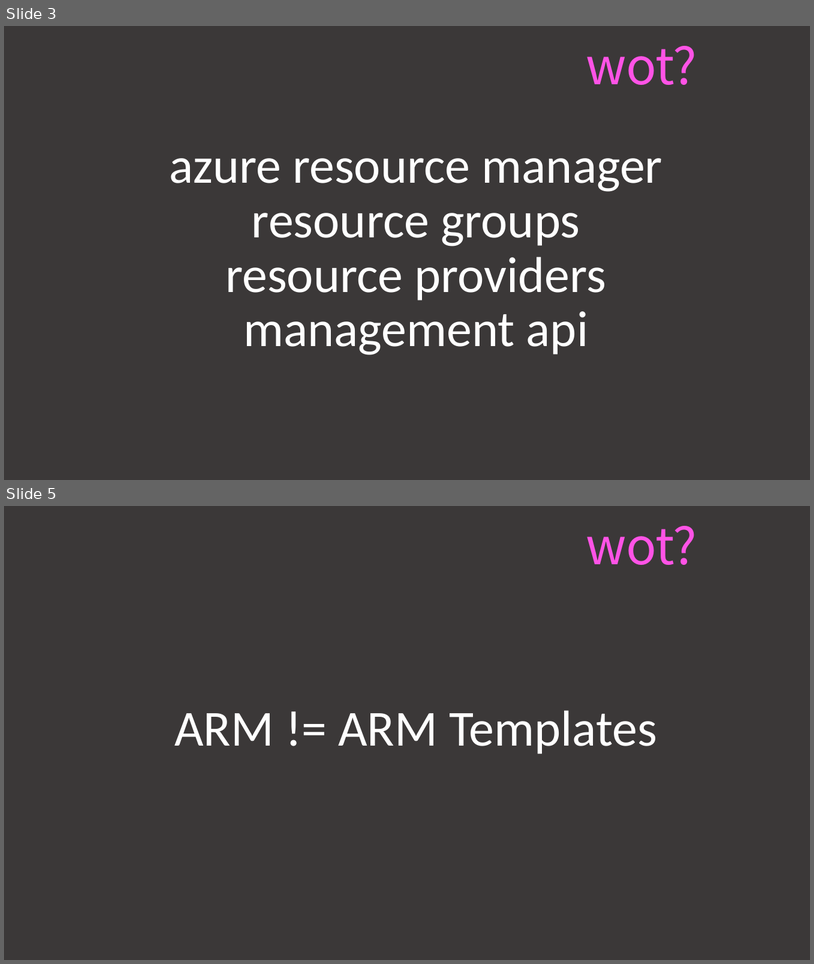
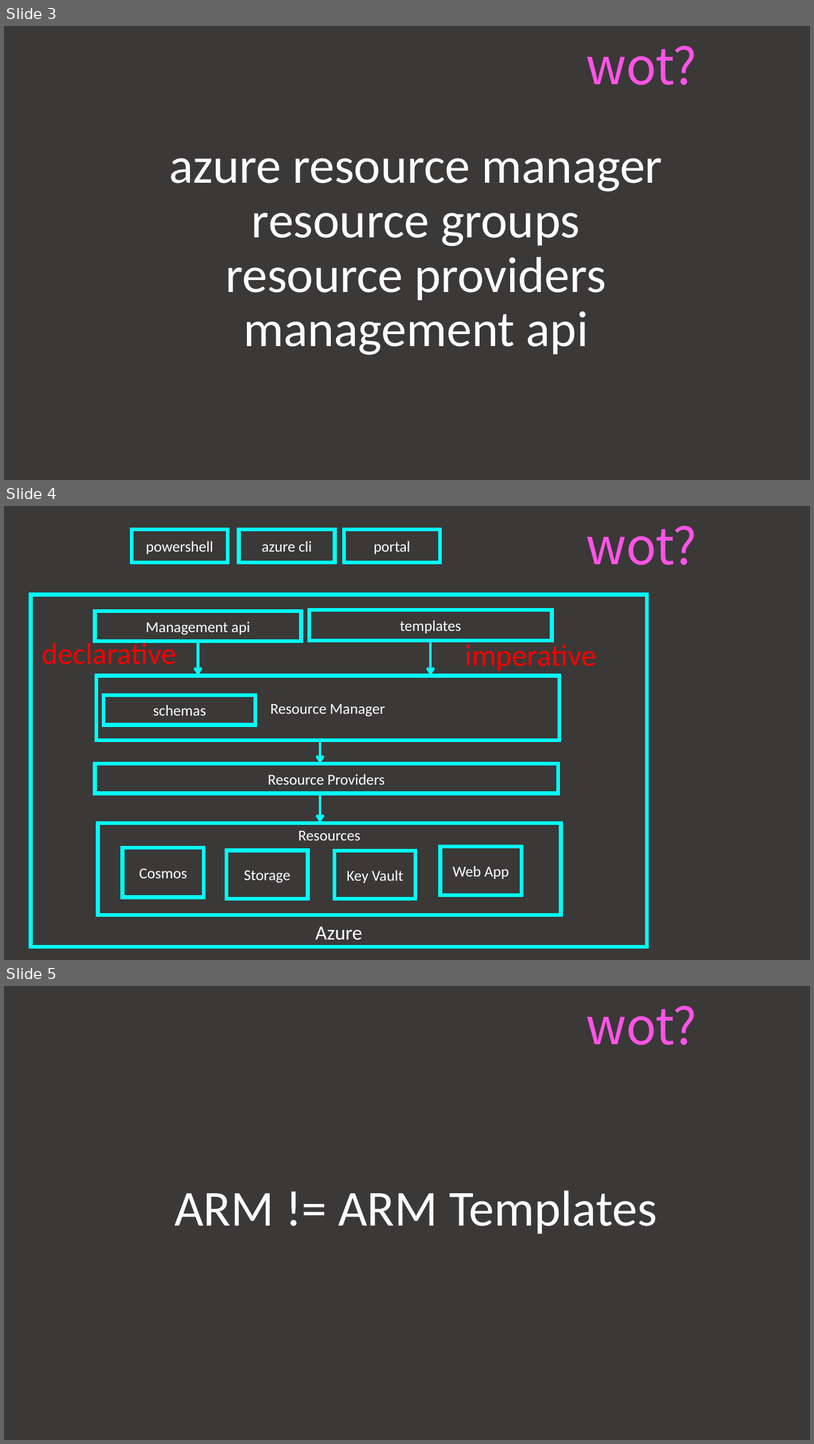
Before and after one commit to jdoof/arm-templates-demo, a slide deck: ARM Brown Bag.pptx. Shown one above the other, each under a label of ours: slides 3 and 5 before the commit, slides 3, 4 and 5 after it; the slides between them are not shown. The pictures are 814x964 and 814x1444 pixels, drawn with LibreOffice and Linux fonts; fonts in the diff are those of the drawing. Boxes give left, top, right and bottom in pixels: in the first picture for what was removed or moved away, otherwise in the second. Text is boxed around its words. In the diff, an @@ line names an element or a change of style, - is before the commit and + after.

```diff
--- a/ARM Brown Bag.pptx
+++ b/ARM Brown Bag.pptx
@@ slide 4 added at bbox=[4, 506, 810, 960], background #3B3838 @@
@@ rectangle added at bbox=[132, 529, 228, 562], outline #00FFF8 4.5 pt, 18 pt, text #FFFFFF @@
+powershell
@@ rectangle added at bbox=[239, 529, 335, 562], outline #00FFF8 4.5 pt, 18 pt, text #FFFFFF @@
+azure cli
@@ rectangle added at bbox=[344, 529, 440, 562], outline #00FFF8 4.5 pt, 18 pt, text #FFFFFF @@
+portal
@@ title added at bbox=[586, 526, 697, 565], 60 pt, text #FF53E6 @@
+wot?
@@ rectangle added at bbox=[30, 594, 648, 946], outline #00FFF8 4.5 pt, 24 pt, text #FFFFFF @@
+Azure
@@ rectangle added at bbox=[95, 611, 301, 641], outline #00FFF8 4.5 pt, 18 pt, text #FFFFFF @@
+Management api
@@ rectangle added at bbox=[309, 609, 552, 640], outline #00FFF8 4.5 pt, 18 pt, text #FFFFFF @@
+templates
@@ text added at bbox=[42, 639, 176, 664], 36 pt, text #FF0000 @@
+declarative
@@ arrow added from (198, 641) to (198, 675), #00FFF8 3 pt @@
@@ arrow added from (431, 640) to (431, 675), #00FFF8 3 pt @@
@@ text added at bbox=[465, 641, 597, 670], 36 pt, text #FF0000 @@
+imperative
@@ rectangle added at bbox=[96, 675, 560, 740], outline #00FFF8 4.5 pt, 18 pt, text #FFFFFF @@
+Resource Manager
@@ rectangle added at bbox=[104, 695, 255, 724], outline #00FFF8 4.5 pt, 18 pt, text #FFFFFF @@
+schemas
@@ arrow added from (320, 740) to (320, 764), #00FFF8 3 pt @@
@@ rectangle added at bbox=[95, 764, 558, 793], outline #00FFF8 4.5 pt, 18 pt, text #FFFFFF @@
+Resource Providers
@@ arrow added from (320, 793) to (320, 823), #00FFF8 3 pt @@
@@ rectangle added at bbox=[98, 823, 561, 915], outline #00FFF8 4.5 pt, 18 pt, text #FFFFFF @@
+Resources
@@ rectangle added at bbox=[123, 847, 204, 897], outline #00FFF8 4.5 pt, 18 pt, text #FFFFFF @@
+Cosmos
@@ rectangle added at bbox=[441, 846, 522, 894], outline #00FFF8 4.5 pt, 18 pt, text #FFFFFF @@
+Web App
@@ rectangle added at bbox=[227, 850, 308, 898], outline #00FFF8 4.5 pt, 18 pt, text #FFFFFF @@
+Storage
@@ rectangle added at bbox=[335, 850, 416, 898], outline #00FFF8 4.5 pt, 18 pt, text #FFFFFF @@
+Key Vault
```
Also in this commit, not shown: 6 slides changed, 1 slide removed.
